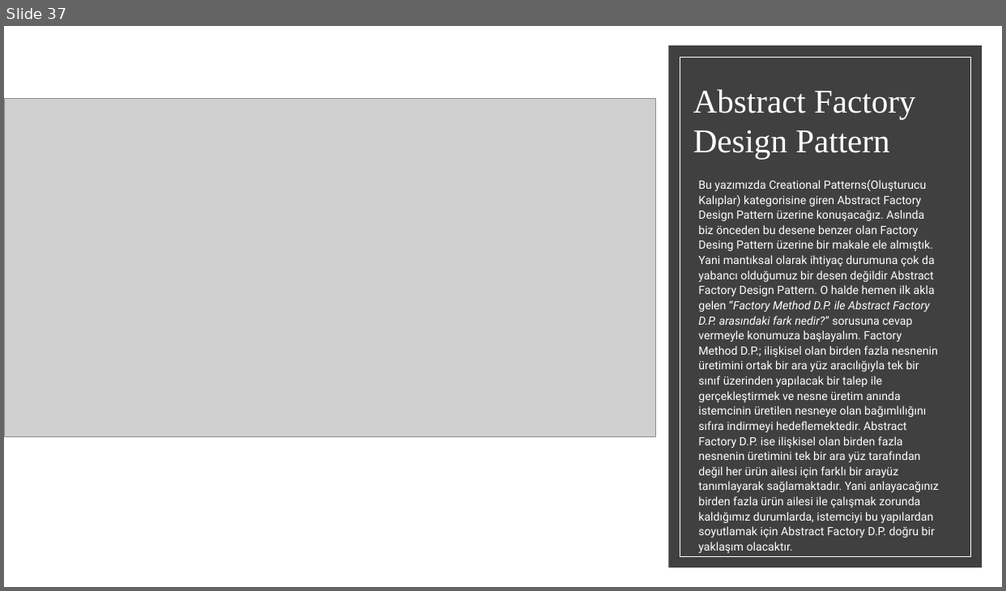
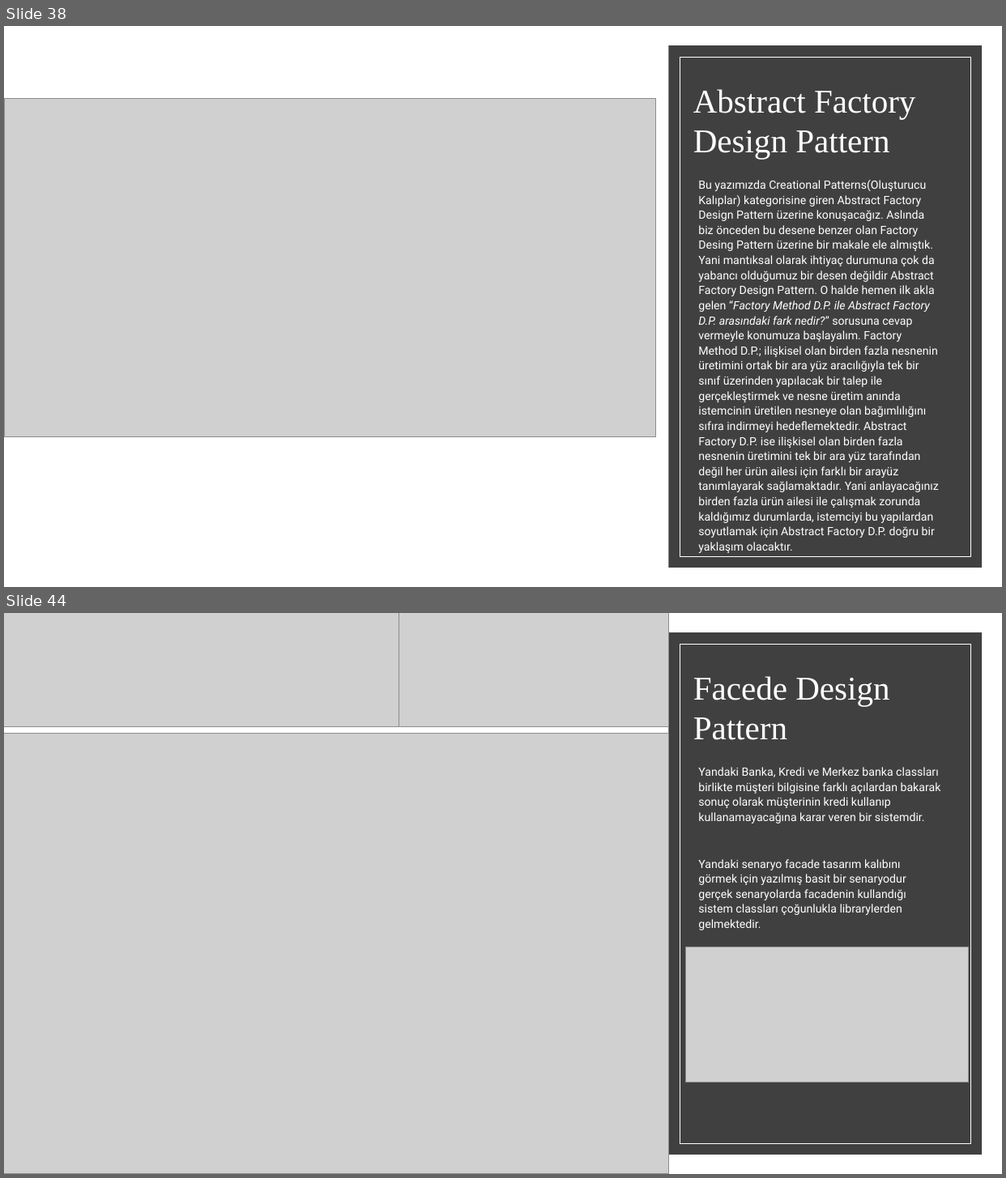
Before and after one commit to bnymnclskn01/BEM-Egitim, a slide deck: Bilişim eğitim merkezi.pptx. Shown one above the other, each under a label of ours: slide 37 before the commit, slides 38 and 44 after it; the slides between them are not shown. The pictures are 1006x591 and 1006x1178 pixels, drawn with LibreOffice and Linux fonts; fonts in the diff are those of the drawing; grey boxes stand for pictures. Boxes give left, top, right and bottom in pixels: in the first picture for what was removed or moved away, otherwise in the second. Text is boxed around its words. In the diff, an @@ line names an element or a change of style, - is before the commit and + after.

```diff
--- a/Bilişim eğitim merkezi.pptx
+++ b/Bilişim eğitim merkezi.pptx
@@ slide 44 added at (4,613,1002,1174), background #FFFFFF; not listed: 2 template elements that a slide beside it also shows @@
@@ picture added at (4,613,399,727) @@
@@ picture added at (399,613,669,727) @@
@@ title added at (693,676,889,740), 32 pt, text #FFFFFF @@
+Facede Design Pattern
@@ picture added at (4,734,669,1174) @@
@@ text added at (698,767,941,931), 11 pt, text #FFFFFF @@
+Yandaki Banka, Kredi ve Merkez banka classları birlikte müşteri bilgisine farklı açılardan bakarak sonuç olarak müşterinin kredi kullanıp kullanamayacağına karar veren bir sistemdir.
+Yandaki senaryo facade tasarım kalıbını görmek için yazılmış basit bir senaryodur gerçek senaryolarda facadenin kullandığı sistem classları çoğunlukla librarylerden gelmektedir.
@@ picture added at (686,948,969,1083) @@
@@ what was slide 37 is now slide 38 @@
```
Also in this commit, not shown: 11 other slides added, 1 slide removed.
